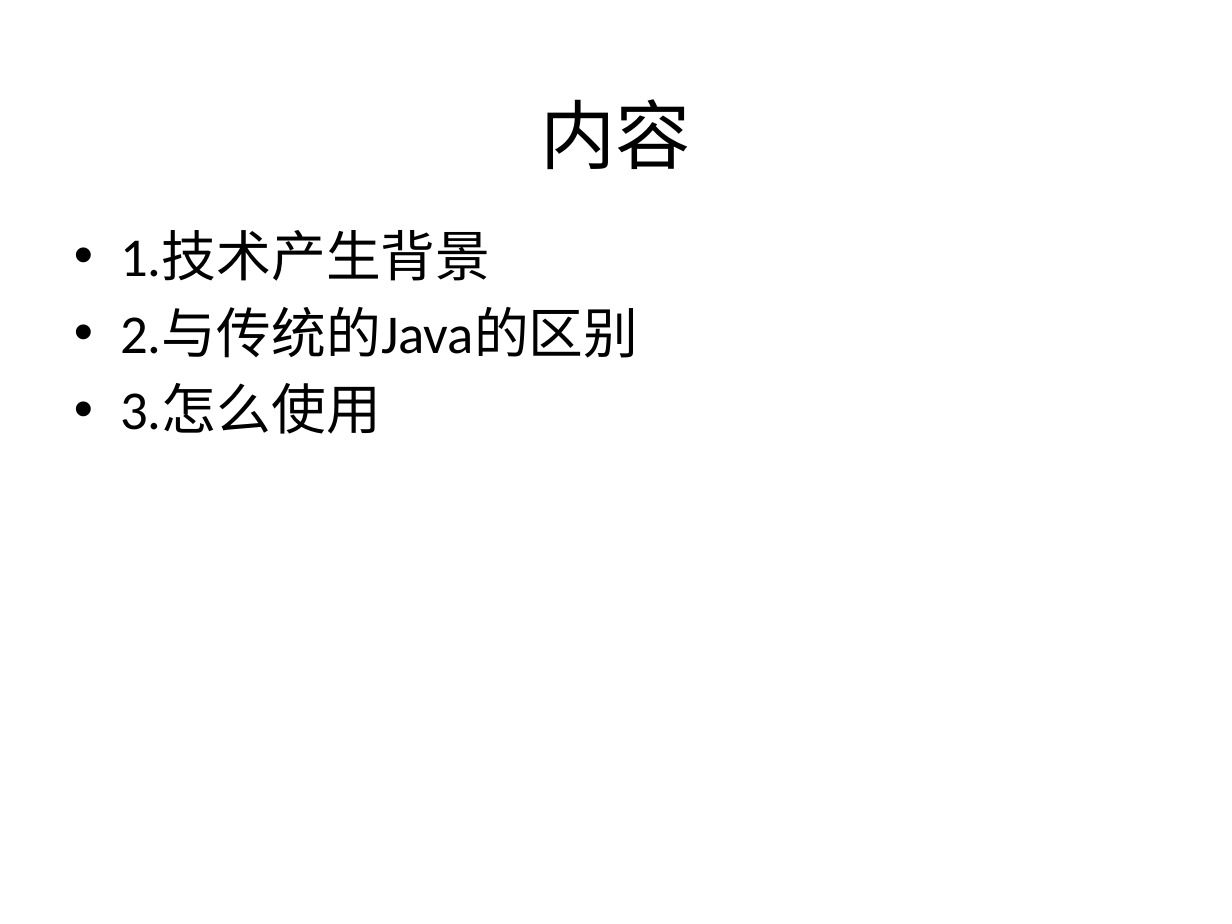
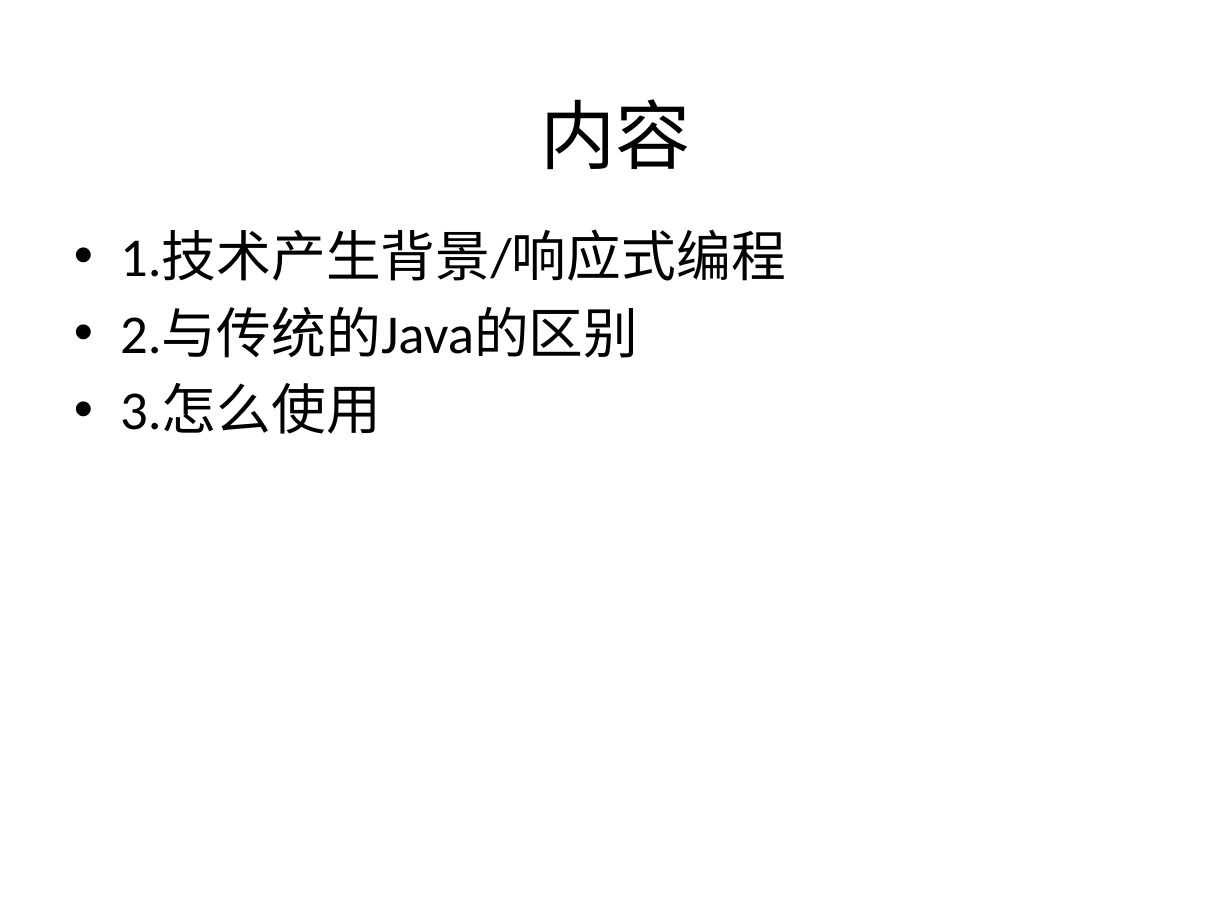
Before and after one commit to genglei-cuan/Study, a slide deck: slide 2 of notes/rxjava/RxJava简介.pptx. Drawn at 1232x924 pixels with LibreOffice and Linux fonts; fonts in the diff are those of the drawing; background and template pictures are left out. Boxes give left, top, right and bottom in pixels: in the first picture for what was removed or moved away, otherwise in the second. Text is boxed around its words. In the diff, an @@ line names an element or a change of style, - is before the commit and + after.

```diff
--- a/notes/rxjava/RxJava简介.pptx
+++ b/notes/rxjava/RxJava简介.pptx
@@ text at bbox=[120, 230, 786, 281]: text changed @@
-• 1.技术产生背景
+• 1.技术产生背景/响应式编程
```
Also in this commit, not shown: 2 other slides changed, 4 slides added, 1 other file.
